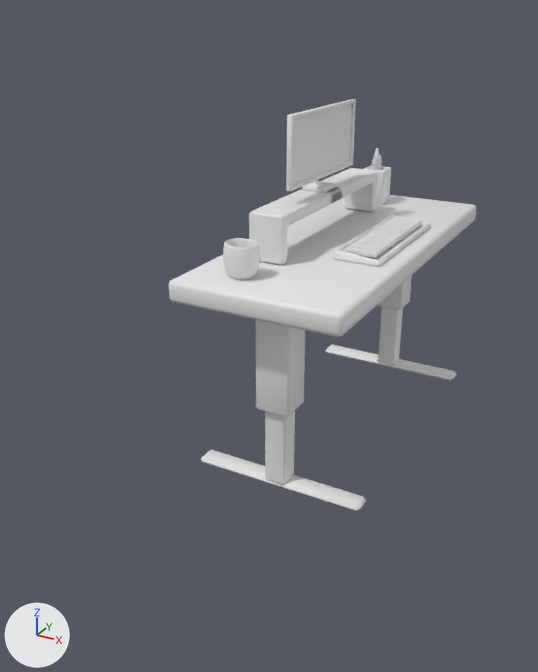
What one commit did to the glTF model apps/web/public/Untitled.glb.
The view is the same before and after, from a camera (50 mm lens) standing at (4.67, -11.2, 4.25) and looking at (-0.59, -1.63, -0.54). The axes (+X, +Y, +Z) are drawn at lower left. The lights are the same throughout. The first picture is the older version. Where no turn or scale is listed for an object, it has been applied to the vertices.

In view in the first picture: 'Desktop', 'Keyboard base', 'Leg stand', 'Legs', 'Monitor', 'Monitor Stand', 'Mug', 'Screen' and 5 more.
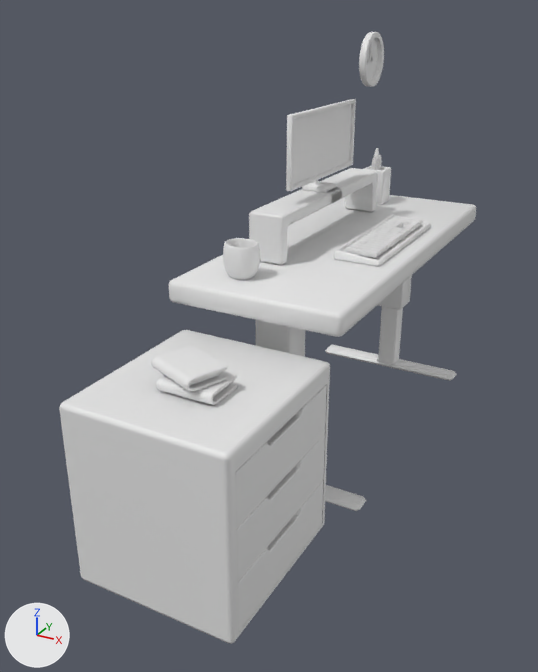
Pixel boxes [x1, y1, x2, y2] of what changed, in the pictures (538 x 672 px):
'Chest', added
    after: [59, 330, 330, 644]
'Drawer', added
    after: [235, 385, 327, 632]
'Book2', added
    after: [151, 345, 228, 391]
'Book1', added
    after: [156, 371, 237, 405]
'Clock', added
    after: [359, 32, 384, 87]
'Clock arm', added
    after: [369, 40, 374, 59]
'Clock arm.001', added
    after: [367, 58, 373, 71]
'Legs', unchanged, covered by the edit
    before: [255, 275, 412, 484]
    after: [255, 275, 412, 364]

Patch to the scene script:
```diff
--- a/apps/web/public/Untitled.glb.py
+++ b/apps/web/public/Untitled.glb.py
@@ ob_clock @@
+ob_clock = bpy.data.objects.new('Clock', me_circle)  # 384 vertices, 764 faces; spans x -0.003..0.131, y -0.512..0.512, z -0.512..0.512; in mat_clock (white #e7e7e7)
+ob_clock.location = (-1.26, 3.74, 3.31)
@@ ob_clock_arm_001 @@
+ob_clock_arm_001 = bpy.data.objects.new('Clock arm.001', me_plane_025)  # a box spanning x -1.0..8.61, y -1.0..1.0, z -0.65..0.0; in mat_clock_arm_001 (white #e7e7e7)
+ob_clock_arm_001.location = (-1.22, 3.71, 3.32)
+ob_clock_arm_001.rotation_euler = (1.571, -0.693, 1.571)  # degrees (90, -40, 90)
+ob_clock_arm_001.scale = (-0.0361, -0.0528, -0.0528)
@@ ob_clock_arm @@
+ob_clock_arm = bpy.data.objects.new('Clock arm', me_plane_024)  # a box spanning x -1.0..8.61, y -1.0..1.0, z -0.65..0.0; in mat_clock_arm (white #e7e7e7)
+ob_clock_arm.location = (-1.22, 3.71, 3.32)
+ob_clock_arm.rotation_euler = (0.0, 1.571, 0.0)  # degrees (0, 90, 0)
+ob_clock_arm.scale = (-0.041, -0.0528, -0.0528)
@@ ob_book2 @@
+ob_book2 = bpy.data.objects.new('Book2', me_plane_023)  # 878 vertices, 1730 faces; spans x -0.475..0.464, y -0.424..0.405, z -0.049..0.123; in mat_book_001 (white #e7e7e7)
+ob_book2.location = (-0.05, -4.59, 0.26)
@@ ob_book1 @@
+ob_book1 = bpy.data.objects.new('Book1', me_plane_021)  # 878 vertices, 1730 faces; spans x -0.395..0.395, y -0.299..0.287, z -0.049..0.123; in mat_book (white #e7e7e7)
+ob_book1.location = (0.06, -4.6, 0.08)
@@ ob_drawer @@
+ob_drawer = bpy.data.objects.new('Drawer', me_plane_018)  # 720 vertices, 1428 faces; spans x -2.25..0.0, y -1.16..1.16, z -1.88..0.38; in mat_drawer (white #e7e7e7)
+ob_drawer.location = (1.14, -4.36, -0.64)
@@ ob_chest @@
+ob_chest = bpy.data.objects.new('Chest', me_plane_017)  # 64 vertices, 120 faces; spans x -1.18..1.18, y -1.3..1.3, z 0.0..2.63; in mat_chest (white #e7e7e7)
+ob_chest.location = (-0.04, -4.36, -2.61)
```
